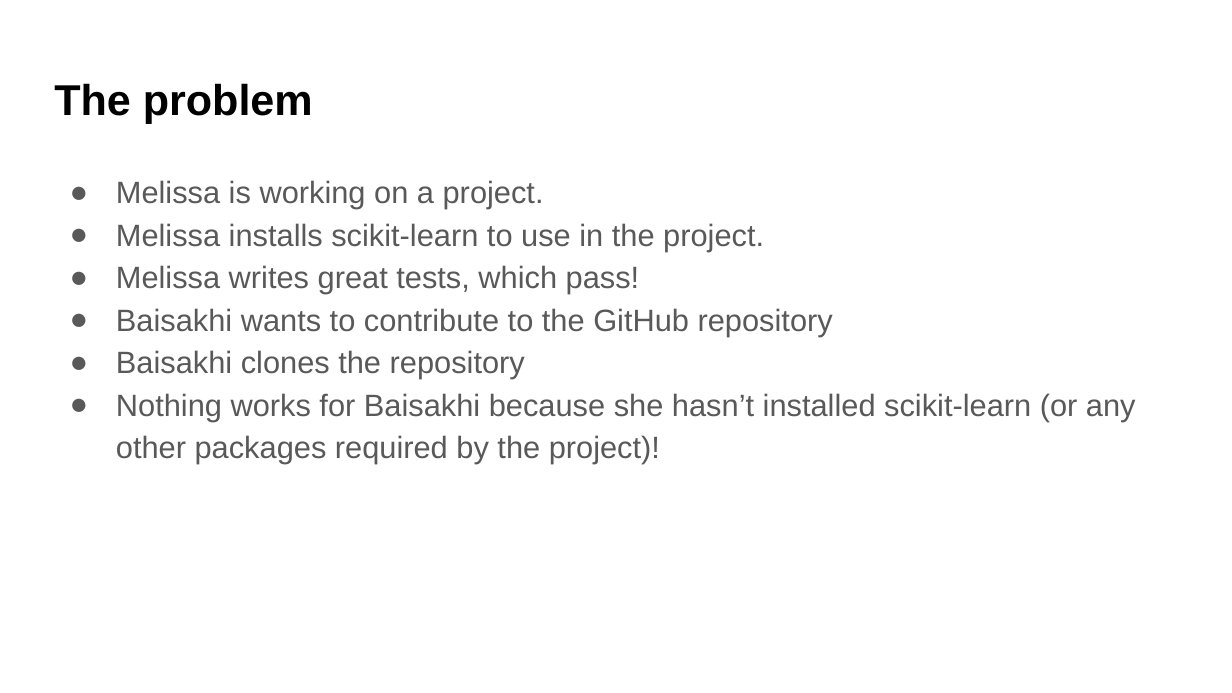
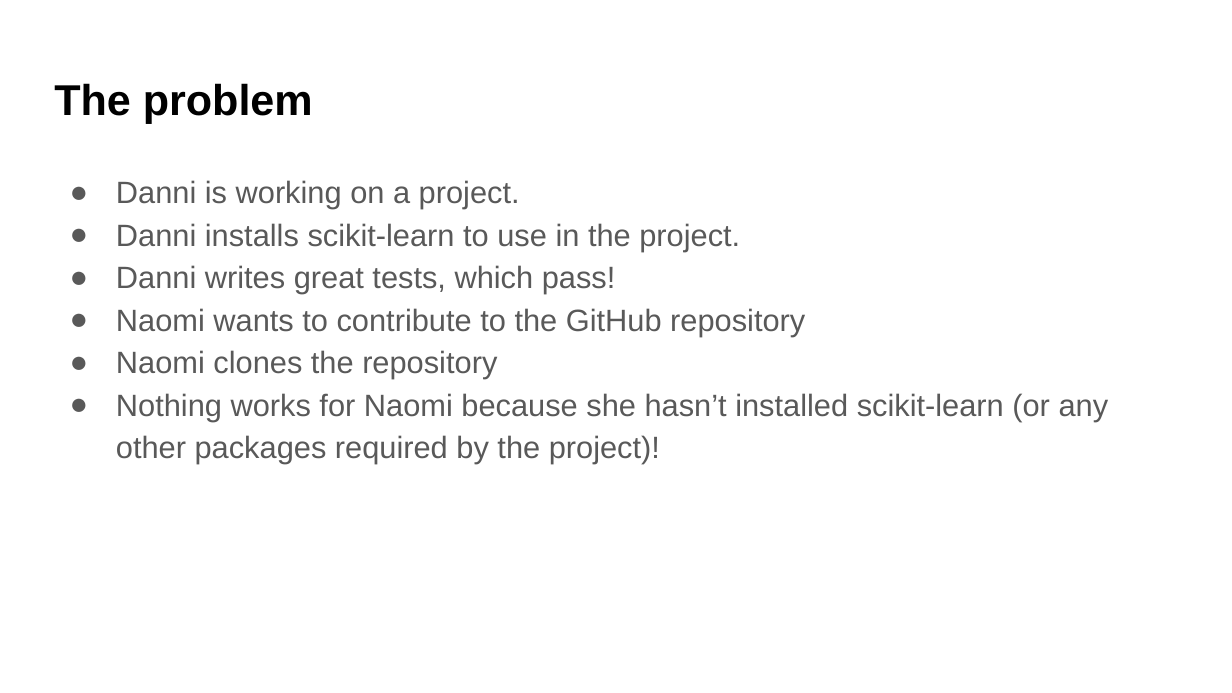
Before and after one commit to UWDATA515/lecture-materials, a slide deck: slide 2 of 07/DATA515_07_VirtualEnvironments.pptx. Drawn at 1232x693 pixels with LibreOffice and Linux fonts; fonts in the diff are those of the drawing; background and template pictures are left out. Boxes give left, top, right and bottom in pixels: in the first picture for what was removed or moved away, otherwise in the second. Text is boxed around its words. In the diff, an @@ line names an element or a change of style, - is before the commit and + after.

```diff
--- a/07/DATA515_07_VirtualEnvironments.pptx
+++ b/07/DATA515_07_VirtualEnvironments.pptx
@@ text at (116, 180, 1109, 464): text changed @@
-● Melissa is working on a project.
-● Melissa installs scikit-learn to use in the project.
-● Melissa writes great tests, which pass!
-● Baisakhi wants to contribute to the GitHub repository
-● Baisakhi clones the repository
-● Nothing works for Baisakhi because she hasn’t installed scikit-learn (or any other packages required by the project)!
+● Danni is working on a project.
+● Danni installs scikit-learn to use in the project.
+● Danni writes great tests, which pass!
+● Naomi wants to contribute to the GitHub repository
+● Naomi clones the repository
+● Nothing works for Naomi because she hasn’t installed scikit-learn (or any other packages required by the project)!
```
Also in this commit, not shown: 14 other slides changed, 1 slide added, 2 slides removed, 5 other files.
